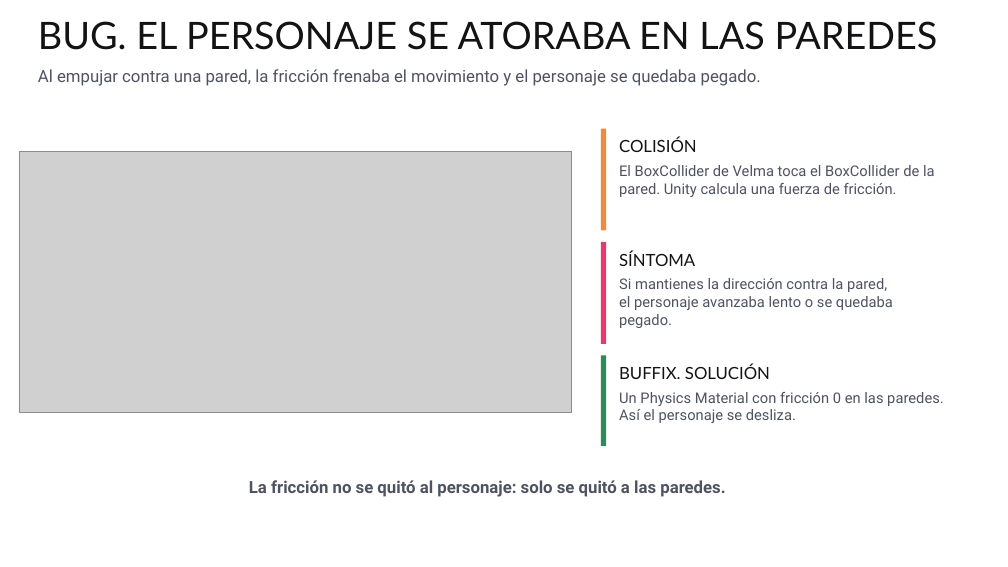
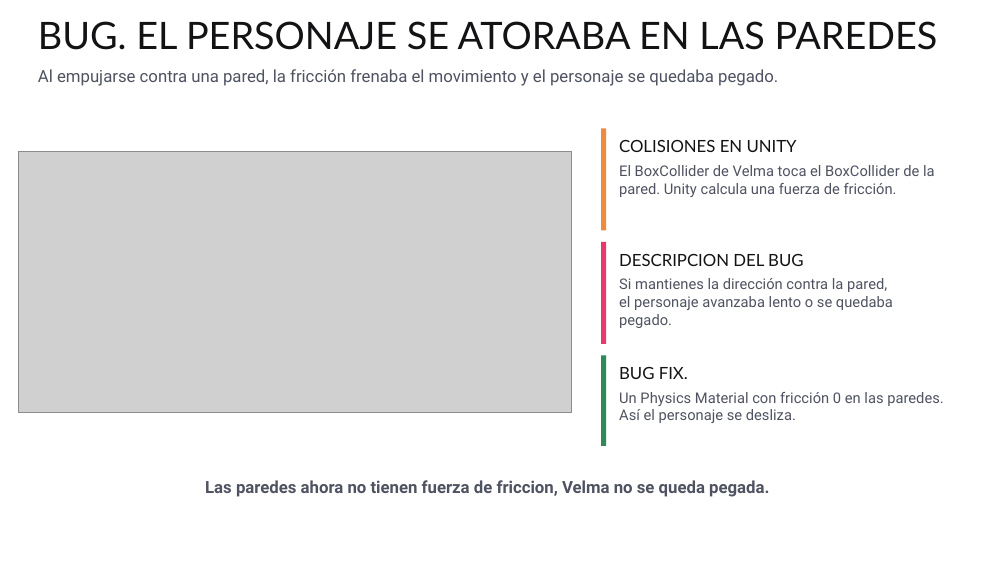
Before and after one commit to abala-tec/TC2005B, a slide deck: slide 24 of T8/T8.8.2-enemigos-fsm/T8.8.2-Enemigos-FSM.pptx. Drawn at 1008x567 pixels with LibreOffice and Linux fonts; fonts in the diff are those of the drawing; grey boxes stand for pictures; background and template pictures are left out. Boxes give left, top, right and bottom in pixels: in the first picture for what was removed or moved away, otherwise in the second. Text is boxed around its words. In the diff, an @@ line names an element or a change of style, - is before the commit and + after.

```diff
--- a/T8/T8.8.2-enemigos-fsm/T8.8.2-Enemigos-FSM.pptx
+++ b/T8/T8.8.2-enemigos-fsm/T8.8.2-Enemigos-FSM.pptx
@@ text at <box>38,69,778,86</box>: text changed @@
-Al empujar contra una pared, la fricción frenaba el movimiento y el personaje se quedaba pegado.
+Al empujarse contra una pared, la fricción frenaba el movimiento y el personaje se quedaba pegado.
@@ text at <box>619,140,797,152</box>: text changed @@
-COLISIÓN
+COLISIONES EN UNITY
@@ text at <box>619,254,803,266</box>: text changed @@
-SÍNTOMA
+DESCRIPCION DEL BUG
@@ text at <box>619,367,688,379</box>: text changed @@
-BUFFIX. SOLUCIÓN
+BUG FIX.
@@ rectangle: place and size @@
-rectangle at <box>246,467,699,505</box>
+rectangle at <box>227,467,756,505</box>
@@ text at <box>205,480,769,497</box>: text changed @@
-La fricción no se quitó al personaje: solo se quitó a las paredes.
+Las paredes ahora no tienen fuerza de friccion, Velma no se queda pegada.
```
Also in this commit, not shown: 10 other slides changed, 2 slides added, 2 slides removed, 12 other files.
